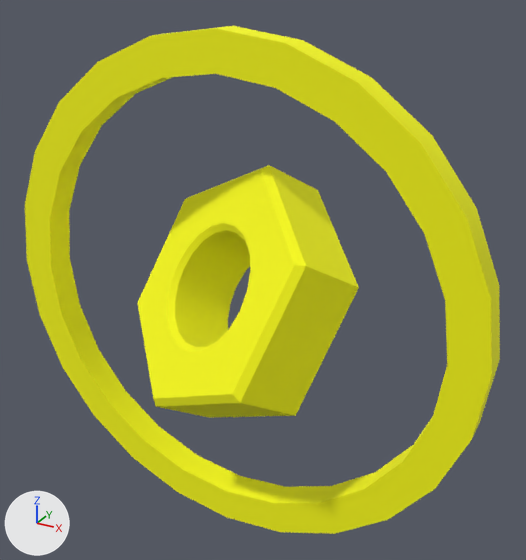
What one commit did to the FBX model Assets/Models/Powerup/Gold.fbx.
Camera for both pictures: a 50 mm camera at (-2.285, -16.619, 0.516) aimed at (-2.532, -16.17, 0.292). Every picture has the same lights, and +X, +Y and +Z are marked at lower left. Where no turn or scale is listed for an object, it has been applied to the vertices.

In view in the first picture: 'GOLD'.
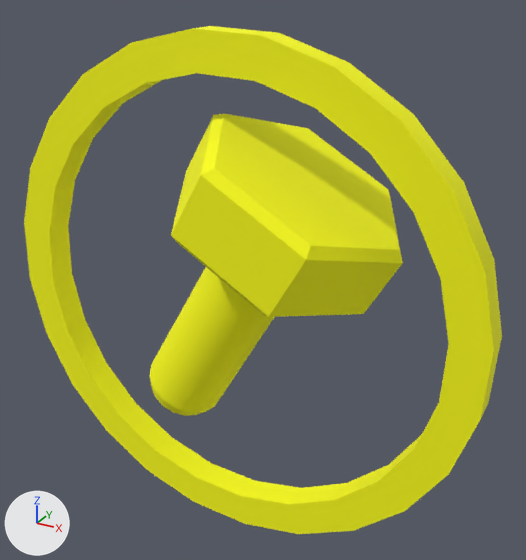
Changed parts and their boxes [x1, y1, x2, y2] in the pictures (526 x 560 px):
'GOLD', reshaped
    before: [25, 26, 500, 534]
    after: [24, 26, 502, 534]
part 1 of me_mesh, rebuilt
    before: [25, 26, 500, 534]
    after: [24, 26, 502, 534]
part 2 of me_mesh, added (yellow)
    after: [150, 267, 274, 416]
part 3 of me_mesh, added (yellow)
    after: [171, 114, 403, 317]
part 4 of me_mesh, deleted (yellow)
    before: [138, 165, 359, 418]

The change, as a list of edits to the scene's bpy script:
```text
Change me_mesh:
    used by ob_gold; location = (-2.5471, -16.1839, 0.2796)
    remove me_mesh.from_pydata(...)  # 200 vertices, 214 faces; spans x -0.197..0.197, y -0.084..0.084, z -0.197..0.197
    add me_mesh.from_pydata(...)  # 168 vertices, 314 faces; spans x -0.196..0.196, y -0.072..0.072, z -0.196..0.196
    me_mesh part 1: the loose piece of 96 vertices spanning x -0.197..0.197, y -0.023..0.0, z -0.197..0.197 is rebuilt with 96 vertices and now spans x -0.196..0.196, y -0.023..0.0, z -0.196..0.196
    me_mesh part 2: a new loose piece of 48 vertices spanning x -0.081..0.06, y -0.033..0.033, z -0.114..0.072, in mat_gold (yellow #fdfe00)
    me_mesh part 3: a new loose piece of 24 vertices spanning x -0.042..0.128, y -0.072..0.072, z 0.008..0.139, in mat_gold (yellow #fdfe00)
    me_mesh part 4
    104 vertices are removed from x -0.099..0.099, y -0.084..0.084, z -0.1..0.1
    118 faces are deleted
```
